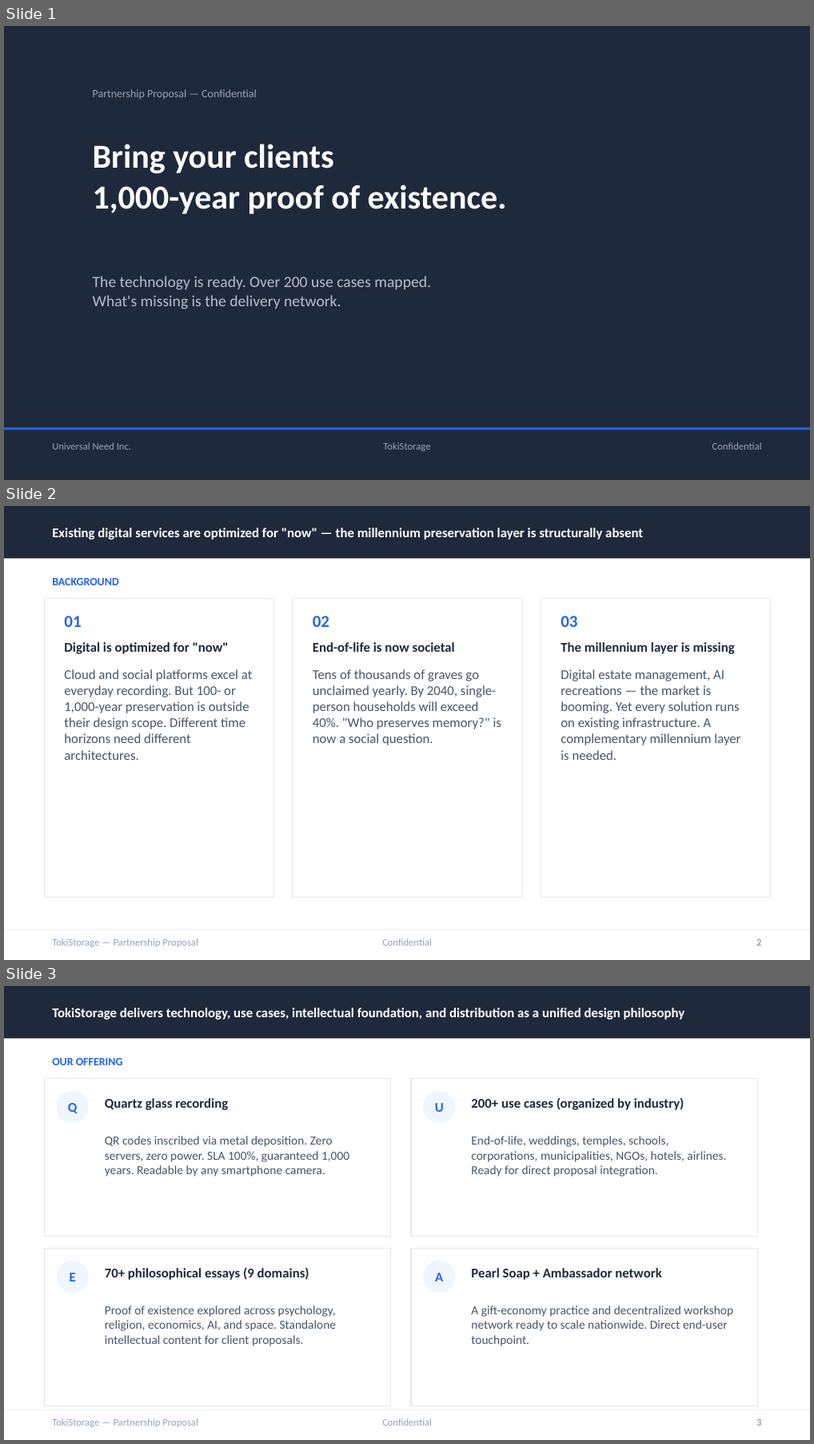
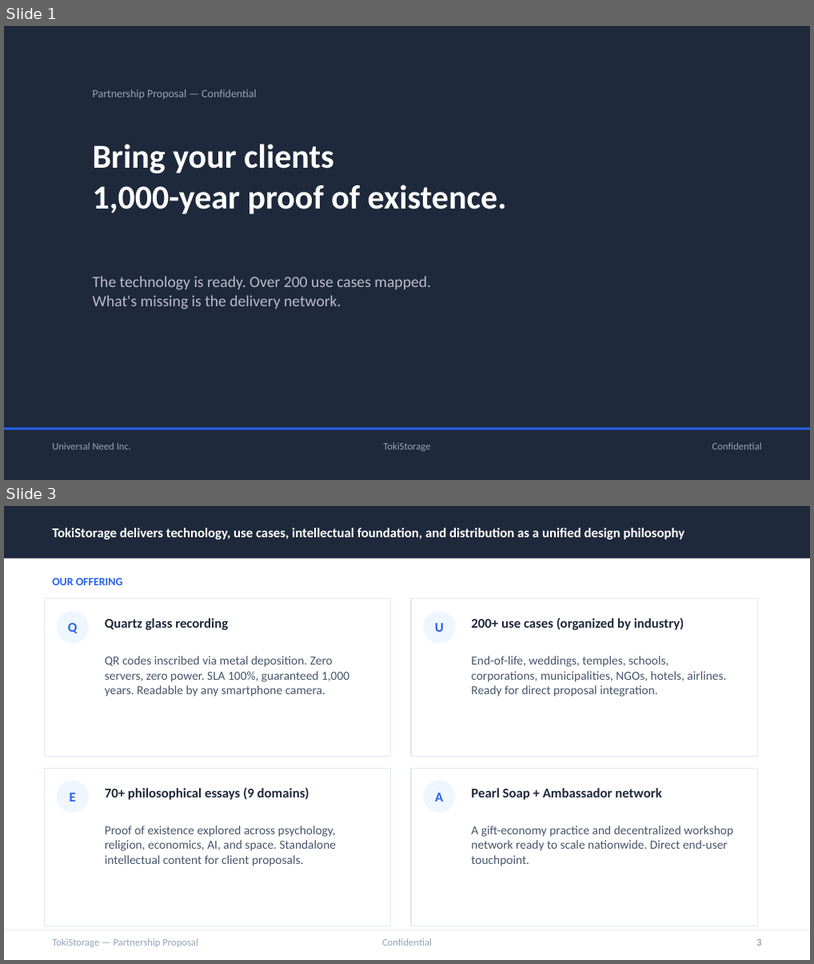
Before and after one commit to timeless-residents/pearlmemorial, a slide deck: toki/tokistorage-partnership-deck-en.pptx. Shown one above the other, each under a label of ours: slides 1, 2 and 3 before the commit, slides 1 and 3 after it; the slides between them are not shown. The pictures are 814x1444 and 814x964 pixels, drawn with LibreOffice and Linux fonts; fonts in the diff are those of the drawing. Boxes give left, top, right and bottom in pixels: in the first picture for what was removed or moved away, otherwise in the second. Text is boxed around its words. In the diff, an @@ line names an element or a change of style, - is before the commit and + after.

```diff
--- a/toki/tokistorage-partnership-deck-en.pptx
+++ b/toki/tokistorage-partnership-deck-en.pptx
@@ slide 2 removed at box(4, 506, 810, 960), background #FFFFFF @@
@@ rectangle removed at box(4, 506, 810, 559) @@
@@ text removed at box(52, 528, 643, 540) @@
-Existing digital services are optimized for "now" — the millennium preservation layer is structurally absent
@@ rectangle removed at box(44, 599, 274, 897) @@
@@ text removed at box(52, 578, 119, 585) @@
-BACKGROUND
@@ rectangle removed at box(293, 599, 522, 897) @@
@@ rectangle removed at box(541, 599, 771, 897) @@
@@ text removed at box(64, 616, 81, 627) @@
-01
@@ text removed at box(313, 616, 330, 627) @@
-02
@@ text removed at box(561, 616, 578, 627) @@
-03
@@ text removed at box(64, 642, 229, 654) @@
-Digital is optimized for "now"
@@ text removed at box(313, 642, 455, 652) @@
-End-of-life is now societal
@@ text removed at box(561, 642, 735, 654) @@
-The millennium layer is missing
@@ text removed at box(64, 669, 252, 760) @@
-Cloud and social platforms excel at everyday recording. But 100- or 1,000-year preservation is outside their design scope. Different time horizons need different architectures.
@@ text removed at box(313, 669, 502, 745) @@
-Tens of thousands of graves go unclaimed yearly. By 2040, single-person households will exceed 40%. "Who preserves memory?" is now a social question.
@@ text removed at box(561, 669, 741, 760) @@
-Digital estate management, AI recreations — the market is booming. Yet every solution runs on existing infrastructure. A complementary millennium layer is needed.
@@ rectangle removed at box(4, 929, 810, 930) @@
@@ text removed at box(52, 938, 198, 947) @@
-TokiStorage — Partnership Proposal
@@ text removed at box(382, 938, 432, 945) @@
-Confidential
@@ text removed at box(757, 939, 762, 945) @@
-2
```
Also in this commit, not shown: 1 slide changed, 3 slides added, 1 other slide removed, 4 other files.
